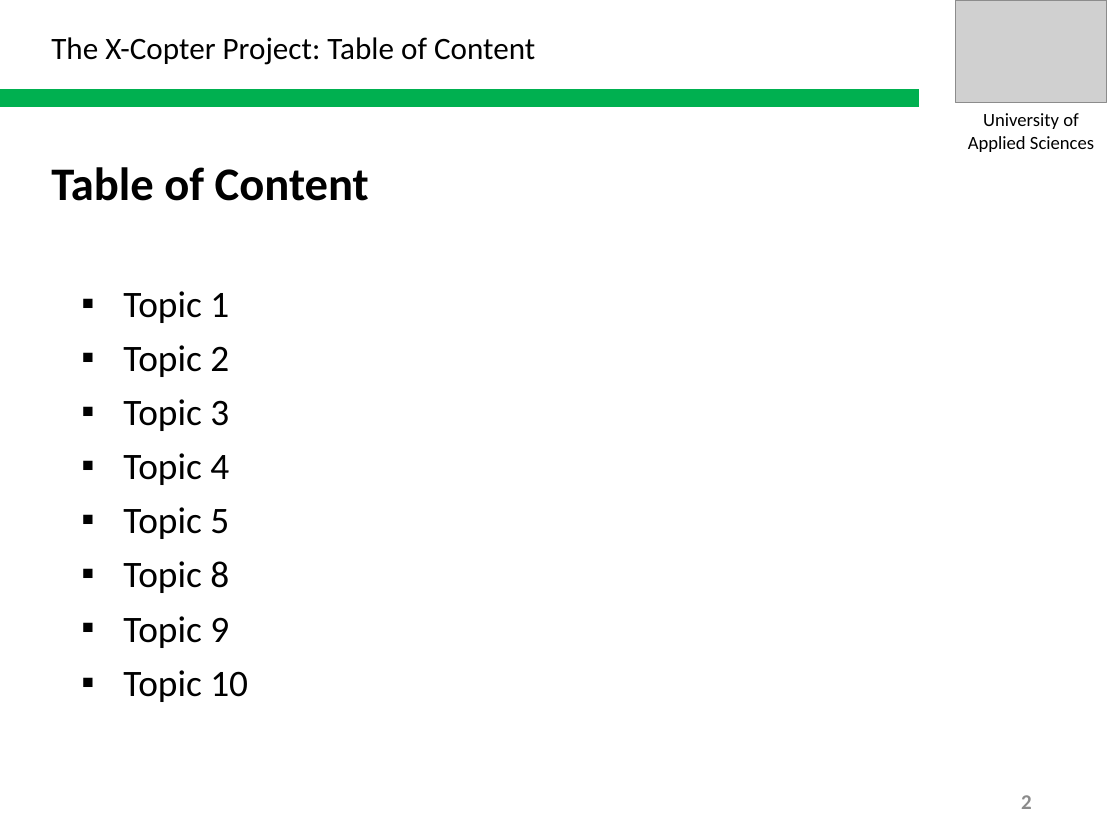
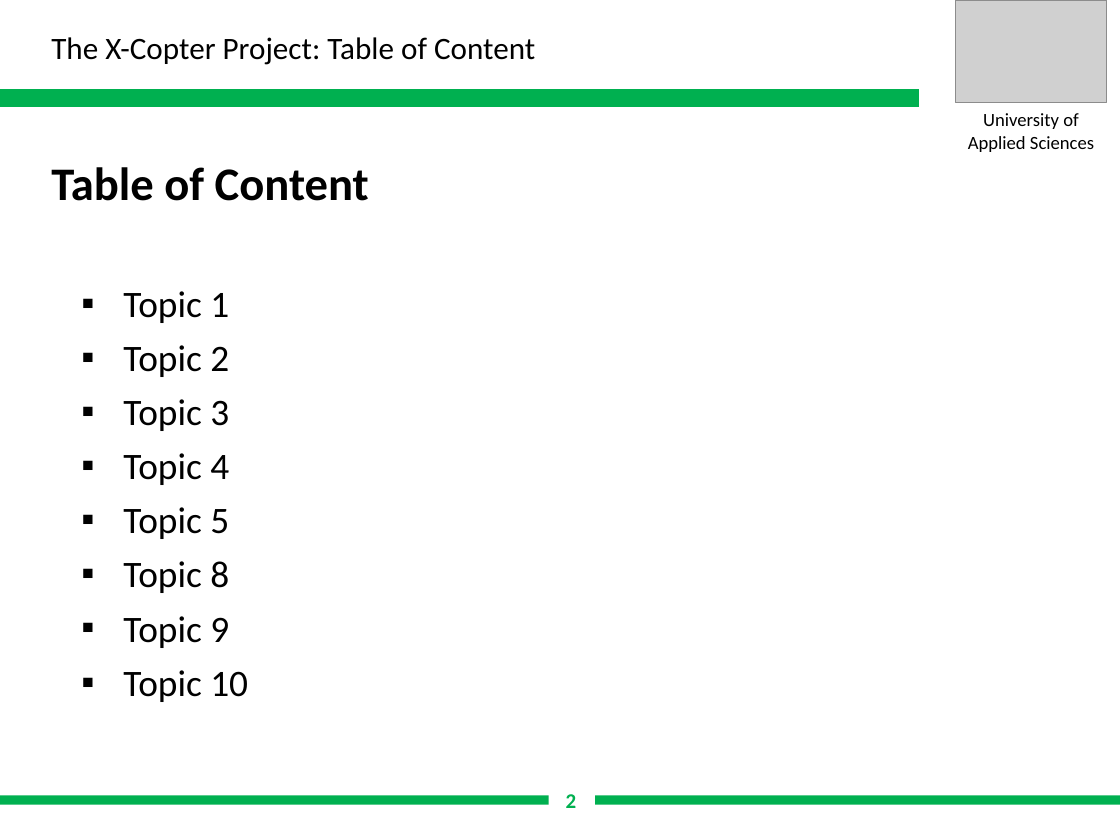
Before and after one commit to XCopter-HSU/XCopter, a slide deck: slide 2 of Final_Report/InFinalReportEinpflegen (Fuer Jan)/presentation_sample/sample_01.pptx. Drawn at 1120x840 pixels with LibreOffice and Linux fonts; fonts in the diff are those of the drawing; grey boxes stand for pictures; background and template pictures are left out. Boxes give left, top, right and bottom in pixels: in the first picture for what was removed or moved away, otherwise in the second. Text is boxed around its words. In the diff, an @@ line names an element or a change of style, - is before the commit and + after.

```diff
--- a/Final_Report/InFinalReportEinpflegen (Fuer Jan)/presentation_sample/sample_01.pptx
+++ b/Final_Report/InFinalReportEinpflegen (Fuer Jan)/presentation_sample/sample_01.pptx
@@ page number: place and size @@
-page number at box(1021, 795, 1032, 809)
+page number at box(566, 794, 577, 808)
@@ page number at box(566, 794, 577, 808): text colour #8C8C8C to #00B050; alignment right to centre @@
@@ rectangle added at box(0, 795, 549, 804), fill #00B050 @@
@@ rectangle added at box(595, 795, 1120, 804), fill #00B050 @@
```
Also in this commit, not shown: 2 other slides changed.
